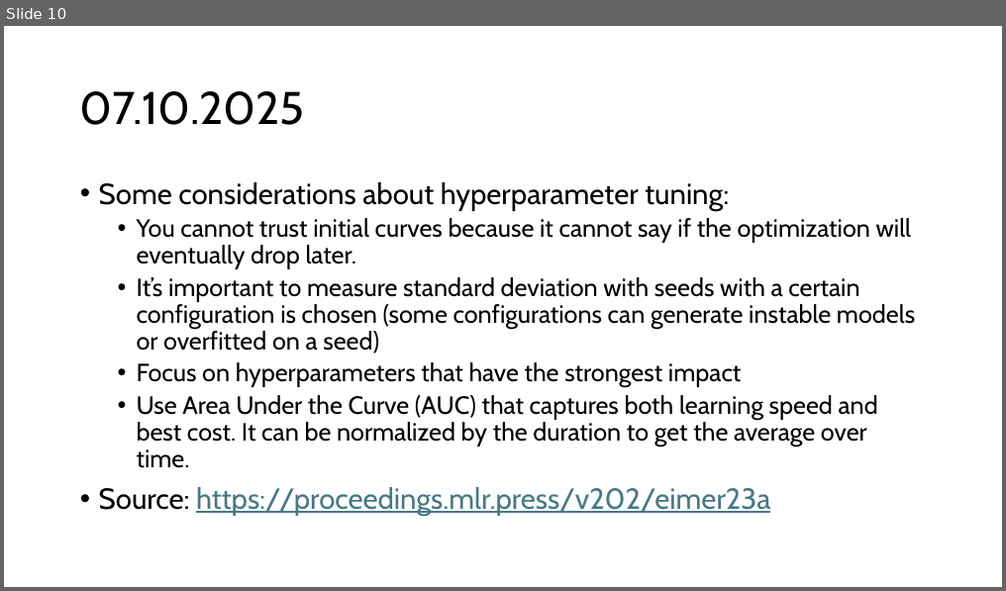
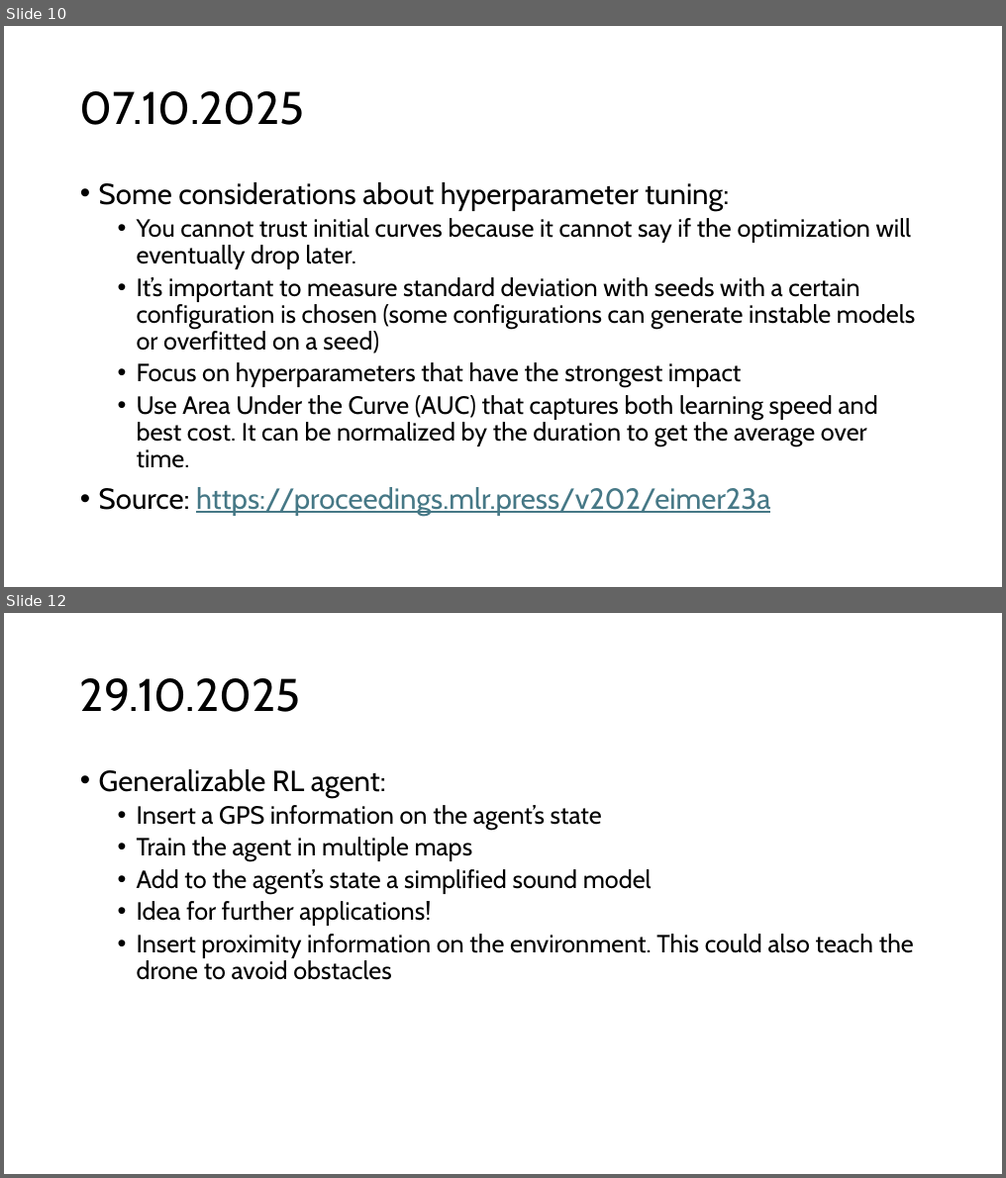
Before and after one commit to andrea-vaiuso/Advanced-Drone-Trajectory-Optimization, a slide deck: Journal/Journal.pptx. Shown one above the other, each under a label of ours: slide 10 before the commit, slides 10 and 12 after it; the slides between them are not shown. The pictures are 1006x591 and 1006x1178 pixels, drawn with LibreOffice and Linux fonts; fonts in the diff are those of the drawing. Boxes give left, top, right and bottom in pixels: in the first picture for what was removed or moved away, otherwise in the second. Text is boxed around its words. In the diff, an @@ line names an element or a change of style, - is before the commit and + after.

Commit message:
Updated plotting and RL environment

```diff
--- a/Journal/Journal.pptx
+++ b/Journal/Journal.pptx
@@ slide 12 added at (4,613,1002,1174), background #FFFFFF @@
@@ title added at (80,678,301,712), 44 pt, text #000000 @@
+29.10.2025
@@ text added at (99,769,914,980), 24 pt, text #000000 @@
+• Generalizable RL agent:
+  • Insert a GPS information on the agent’s state
+  • Train the agent in multiple maps
+  • Add to the agent’s state a simplified sound model
+  • Idea for further applications!
+  • Insert proximity information on the environment. This could also teach the drone to avoid obstacles
```
Also in this commit, not shown: 5 other slides added, 7 other files.
